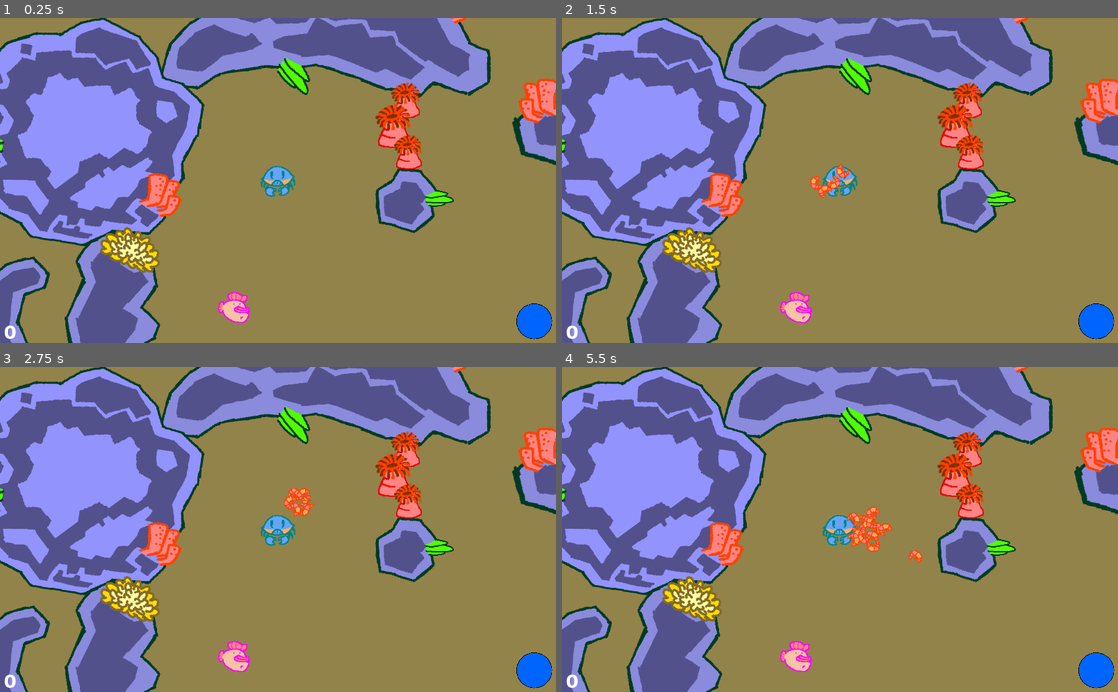
Above: before the commit, frames 1-4 (two rows, left to right).
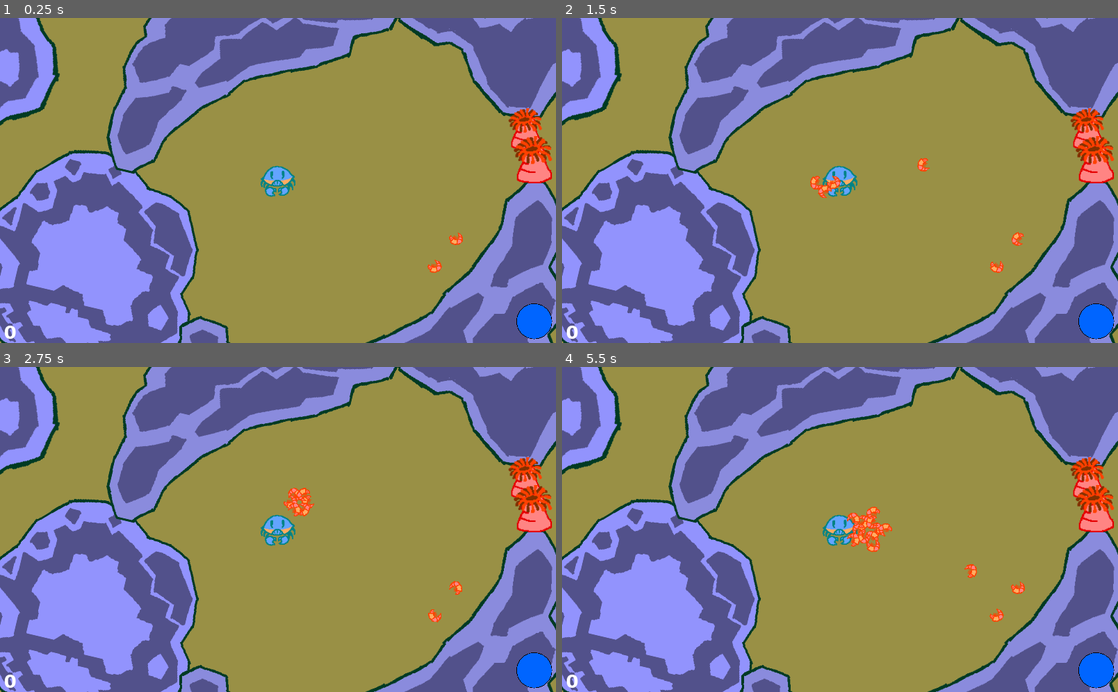
Above: after the commit, the same moments.

Repository: LightBoat9/GGJ2019
Game: Godot game, scene res://Levels/RealLevel.tscn
Two runs of this game, one before a commit and one after it. Both use one fixed random seed, a clock stepped at 60 frames per second and the inputs below. Before the commit the project starts from res://Levels/LevelTest.tscn.
Inputs (mouse positions are in pixels of both pictures, inside the frame that each line leads up to):
- Up to frame 1 (0.25 s): no input
- Up to frame 2 (1.5 s): tap Enter (ui_accept) at 0.5, 0.77 s; move the mouse to (962, 164) at 0.52 s; hold Right (ui_right) 0.53-1.28 s; click (962, 164) at 0.67 s; move the mouse to (728, 196) at 1.27 s; hold Down (ui_down) from 1.28 s (still down)
- Up to frame 3 (2.75 s): tap Enter (ui_accept) at 1.52 s; move the mouse to (333, 458) at 2.02 s; release Down (ui_down) at 2.03 s; hold Right (ui_right) from 2.03 s (still down)
- Up to frame 4 (5.5 s): move the mouse to (812, 594) at 2.77 s; release Right (ui_right) at 2.78 s; hold Up (ui_up) 2.78-3.53 s; click (812, 594) at 2.92 s; tap Enter (ui_accept) at 3.02, 3.77, 4.52 s; move the mouse to (1006, 578) at 3.52 s; hold Left (ui_left) 3.53-5.03 s; move the mouse to (673, 480) at 4.27 s; move the mouse to (867, 529) at 5.02 s; hold Down (ui_down) from 5.03 s (still down); click (867, 529) at 5.17 s

The runs differ from the first frame. In frame 1, 54% of the frame differs, in the area x 0-100%, y 0-100%; in frame 2, 54%; in frame 3, 54%; in frame 4, 54%.

Commit message:
Final stuff

Diff:
--- a/Levels/RealLevel.tscn
+++ b/Levels/RealLevel.tscn
@@ -52,7 +52,6 @@
 
 position = Vector2( -248.109, 430.349 )
 rotation = 0.231324
-scale = Vector2( 1, 1 )
 
 [node name="bigRock2" parent="Rocks" index="3" instance=ExtResource( 2 )]
 
@@ -124,31 +123,26 @@
 
 position = Vector2( 1260.54, 517.277 )
 rotation = 2.08118
-scale = Vector2( 1, 1 )
 
 [node name="bigRock6" parent="Rocks" index="17" instance=ExtResource( 2 )]
 
 position = Vector2( 2900.5, -134.979 )
 rotation = 2.08118
-scale = Vector2( 1, 1 )
 
 [node name="bigRock7" parent="Rocks" index="18" instance=ExtResource( 2 )]
 
 position = Vector2( 2142.05, -584.428 )
 rotation = 0.894797
-scale = Vector2( 1, 1 )
 
 [node name="L-pieceRock2" parent="Rocks" index="19" instance=ExtResource( 4 )]
 
 position = Vector2( 1761.96, 12.2673 )
 rotation = 2.94228
-scale = Vector2( 1, 1 )
 
 [node name="L-pieceRock3" parent="Rocks" index="20" instance=ExtResource( 4 )]
 
 position = Vector2( 1999.43, 1013.75 )
 rotation = 2.72663
-scale = Vector2( 1, 1 )
 
 [node name="smallRock3" parent="Rocks" index="21" instance=ExtResource( 3 )]
 
--- a/project.godot
+++ b/project.godot
@@ -10,9 +10,9 @@
 
 [application]
 
-config/name="GGJ2019"
-run/main_scene="res://Levels/LevelTest.tscn"
-config/icon="res://icon.png"
+config/name="25 Piece Shrimp Meal Organic Fresh Caught"
+run/main_scene="res://Levels/RealLevel.tscn"
+config/icon="res://Actors/Crab/Sprites/crabby.png"
 
 [display]
 
